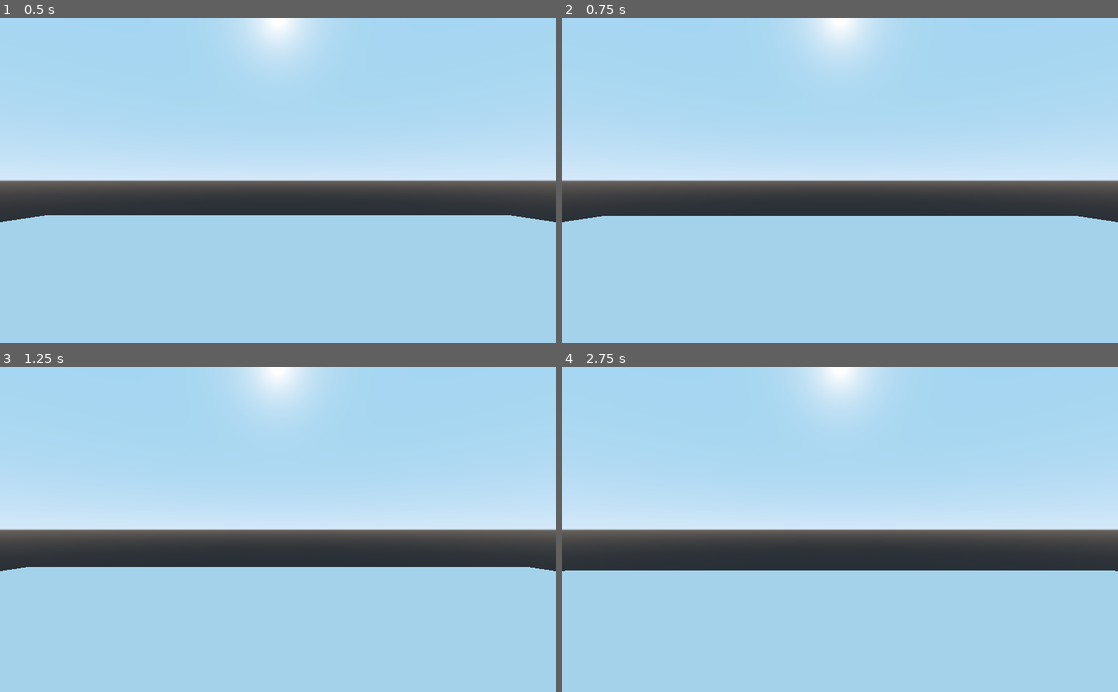
Above: before the commit, frames 1-4 (two rows, left to right).
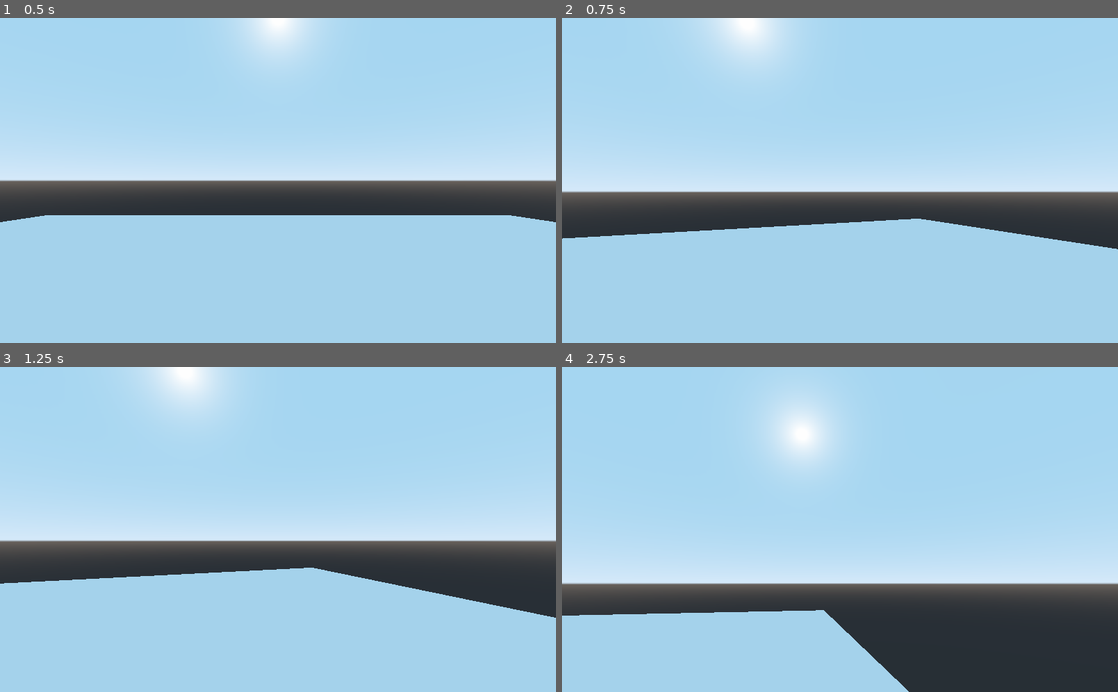
Above: after the commit, the same moments.

Repository: Turtana/fgj2022
Game: Godot game, scene res://demo.tscn
Same seed, same stepped clock (60 frames per second), same inputs: the game is played once before the commit and once after it.
Inputs (mouse positions are in pixels of both pictures, inside the frame that each line leads up to):
- Up to frame 1 (0.5 s): no input
- Up to frame 2 (0.75 s): tap Enter at 0.5 s; move the mouse to (962, 164) at 0.52 s; hold D (strafe_right) from 0.53 s (still down)
- Up to frame 3 (1.25 s): keep holding D (strafe_right)
- Up to frame 4 (2.75 s): move the mouse to (728, 545) at 1.27 s; release D (strafe_right) at 1.28 s; hold S (move_backward) 1.28-2.03 s; move the mouse to (895, 458) at 2.02 s; hold D (strafe_right) from 2.03 s (still down)

Frame 1 is identical in both runs. In frame 2, 13% of the frame differs, in the area x 0-100%, y 0-72%; in frame 3, 14%; in frame 4, 44%, in the area x 0-100%, y 0-100%.

Commit message:
camera stuff

Diff:
--- a/playerscript.gd
+++ b/playerscript.gd
@@ -4,30 +4,41 @@
 # Declare member variables here. Examples:
 # var a = 2
 # var b = "text"
+var mouse_sens = .1
+var camera_anglev = 0
+var move_speed = 5
 
 
 # Called when the node enters the scene tree for the first time.
 func _ready():
-	pass
+	Input.set_mouse_mode(Input.MOUSE_MODE_CAPTURED)
 
 
 # Called every frame. 'delta' is the elapsed time since the previous frame.
 func _process(delta):
-	var input = get_input()
+	var input = get_movement_input()
+	move_and_slide(input * move_speed)
 
-	move_and_slide(input)
 
-func get_input():
+func get_movement_input():
 	var input_dir = Vector3()
 	# desired move in camera direction
 
 	if Input.is_action_pressed("move_forward"):
-		input_dir.x -= 1
-	if Input.is_action_pressed("move_back"):
-		input_dir.x += 1
+		input_dir += -$Camera.global_transform.basis.z
+	if Input.is_action_pressed("move_backward"):
+		input_dir += $Camera.global_transform.basis.z
 	if Input.is_action_pressed("strafe_left"):
-		input_dir.z += 1
+		input_dir += -$Camera.global_transform.basis.x
 	if Input.is_action_pressed("strafe_right"):
-		input_dir.z -= 1
+		input_dir += $Camera.global_transform.basis.x
 	input_dir = input_dir.normalized()
 	return input_dir
+
+func _input(event):
+	if event is InputEventMouseMotion:
+		$Camera.rotate_y(deg2rad(-event.relative.x*mouse_sens))
+		var changev=-event.relative.y*mouse_sens
+		print($Camera.rotation.x)
+		$Camera.rotate_x(deg2rad(changev))
+		$Camera.rotation_degrees.z = 0
